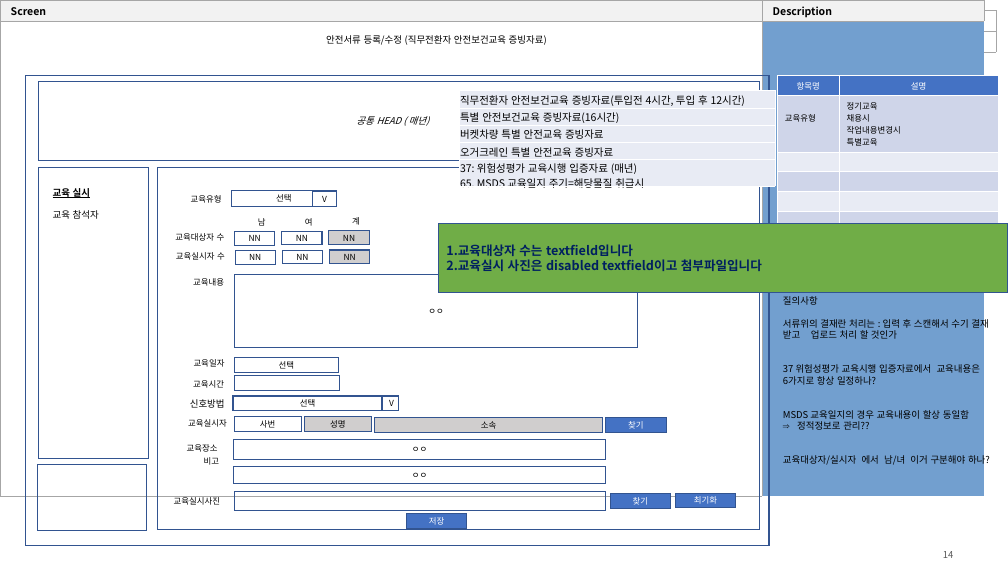
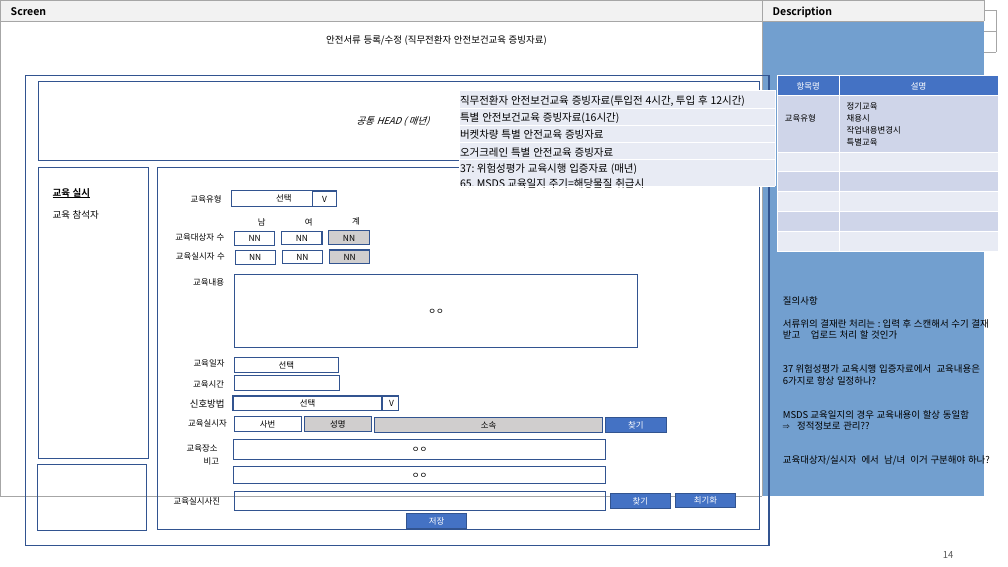
Before and after one commit to yamdeng/ktds-publish, a slide deck: slide 14 of docs/퍼블_페이지작업.pptx. Drawn at 1008x567 pixels with LibreOffice and Linux fonts; fonts in the diff are those of the drawing. Boxes give left, top, right and bottom in pixels: in the first picture for what was removed or moved away, otherwise in the second. Text is boxed around its words. In the diff, an @@ line names an element or a change of style, - is before the commit and + after.

```diff
--- a/docs/퍼블_페이지작업.pptx
+++ b/docs/퍼블_페이지작업.pptx
@@ rectangle removed at [439,224,1008,293] @@
-1.교육대상자 수는 textfield입니다
-2.교육실시 사진은 disabled textfield이고 첨부파일입니다
```
Also in this commit, not shown: 11 other slides changed, 2 slides removed, 2 other files.
